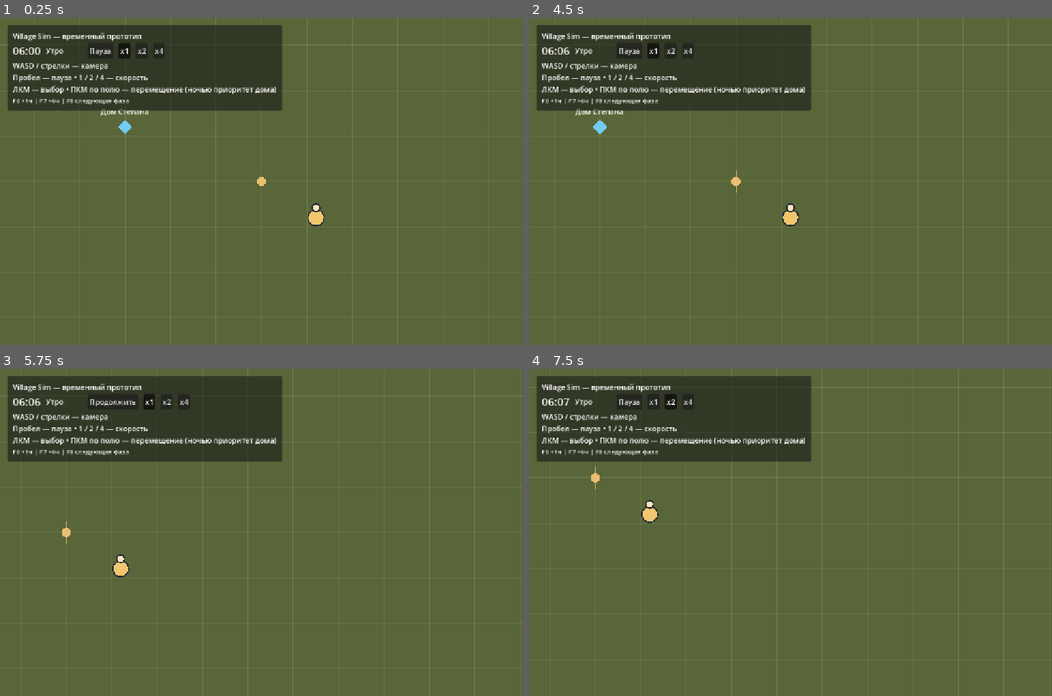
Above: before the commit, frames 1-4 (two rows, left to right).
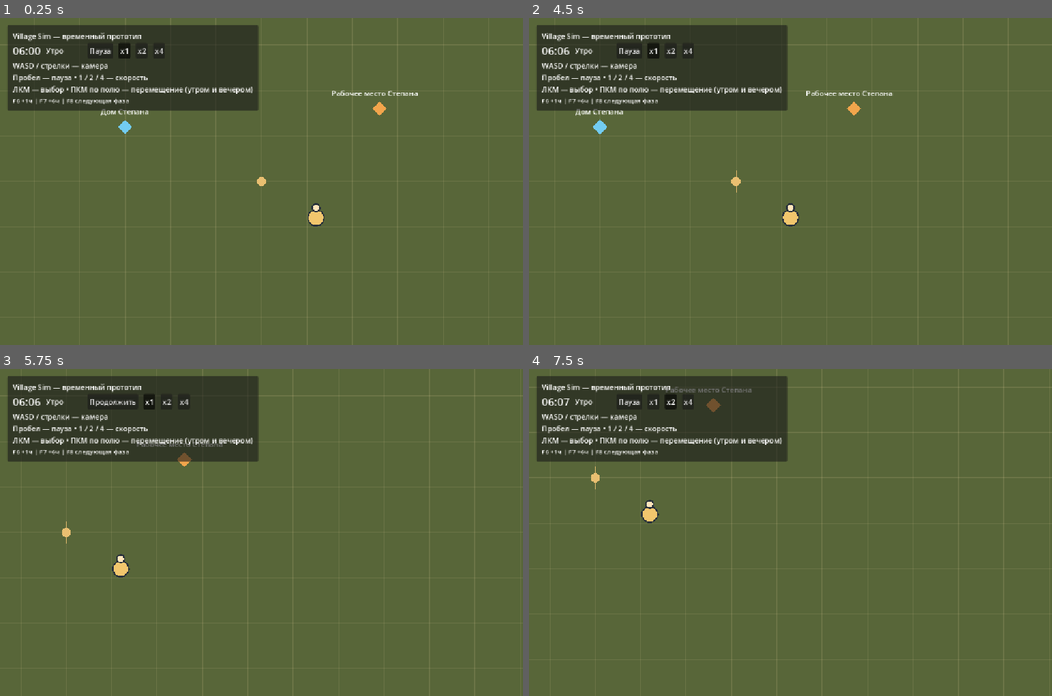
Above: after the commit, the same moments.

Repository: vladlopata5/village-sim
Game: Godot game, scene res://scenes/main.tscn
Two runs of this game, one before a commit and one after it. Both use one fixed random seed, a clock stepped at 60 frames per second and the inputs below.
Inputs (mouse positions are in pixels of both pictures, inside the frame that each line leads up to):
- Up to frame 1 (0.25 s): no input
- Up to frame 2 (4.5 s): click "Пауза" at 0.5 s; click "Продолжить" at 1.25 s; click "x1" at 2 s; click "x2" at 2.75 s; click "x4" at 3.5 s; tap Enter at 4.25 s; move the mouse to (905, 165) at 4.27 s; hold D from 4.28 s (still down); tap 1 at 4.35 s; click (905, 165) at 4.42 s
- Up to frame 3 (5.75 s): tap Space at 4.52 s; release D at 5 s; click "x1" at 5 s
- Up to frame 4 (7.5 s): click "x2" at 5.75 s; click "x4" at 6.5 s; tap Space at 7.25 s; move the mouse to (685, 548) at 7.27 s; hold S from 7.28 s (still down); tap 2 at 7.35 s; click (685, 548) at 7.42 s

The runs differ from the first frame. In frame 1, 1.5% of the frame differs, in the area x 35-80%, y 2-30%; in frame 2, 1.5%; in frame 3, 1.5%; in frame 4, 1.5%, in the area x 26-54%, y 2-29%.

Commit message:
Replace night controller with phase-based resident schedule

Diff:
--- a/scenes/main.tscn
+++ b/scenes/main.tscn
@@ -8,7 +8,7 @@
 [ext_resource type="Script" path="res://scripts/resident_selection.gd" id="5"]
 [ext_resource type="PackedScene" path="res://scenes/resident_card.tscn" id="6"]
 
-[ext_resource type="Script" path="res://scripts/night_home_controller.gd" id="7"]
+[ext_resource type="Script" path="res://scripts/resident_schedule_controller.gd" id="7"]
 
 [ext_resource type="Script" path="res://scripts/resident_intent_controller.gd" id="8"]
 
@@ -38,7 +38,7 @@
 
 [node name="ResidentCard" parent="HUD" instance=ExtResource("6")]
 
-[node name="NightHomeController" type="Node" parent="."]
+[node name="ResidentScheduleController" type="Node" parent="."]
 script = ExtResource("7")
 
 [node name="HomePoint" type="Marker2D" parent="World"]
@@ -59,3 +59,19 @@
 
 [node name="ResidentIntentController" type="Node" parent="."]
 script = ExtResource("8")
+
+[node name="WorkPoint" type="Marker2D" parent="World"]
+position = Vector2(260, -160)
+script = ExtResource("9")
+
+[node name="Diamond" type="Polygon2D" parent="World/WorkPoint"]
+color = Color(0.95, 0.65, 0.3, 1)
+polygon = PackedVector2Array(0, -16, 16, 0, 0, 16, -16, 0)
+
+[node name="Caption" type="Label" parent="World/WorkPoint"]
+offset_left = -106.0
+offset_top = -46.0
+offset_right = 120.0
+offset_bottom = -20.0
+mouse_filter = 2
+text = ""
--- a/scripts/main.gd
+++ b/scripts/main.gd
@@ -9,7 +9,7 @@
 @onready var game_time = $GameTime
 @onready var field = $World/Field
 @onready var resident_selection = $ResidentSelection
-@onready var night_home = $NightHomeController
+@onready var resident_schedule = $ResidentScheduleController
 @onready var resident_intents = $ResidentIntentController
 var clock_label: Label
 var phase_label: Label
@@ -64,7 +64,7 @@
 		row.add_child(button)
 		speed_buttons.append(button)
 	var help := Label.new()
-	help.text = "WASD / стрелки — камера\nПробел — пауза • 1 / 2 / 4 — скорость\nЛКМ — выбор • ПКМ по полю — перемещение (ночью приоритет дома)"
+	help.text = "WASD / стрелки — камера\nПробел — пауза • 1 / 2 / 4 — скорость\nЛКМ — выбор • ПКМ по полю — перемещение (утром и вечером)"
 	column.add_child(help)
 	var debug_help := Label.new()
 	debug_help.text = "F6 +1ч | F7 +6ч | F8 следующая фаза"
@@ -109,6 +109,10 @@
 	$World/HomePoint.setup(home)
 	world_locations.register(home, $World/HomePoint)
 	resident_data.home_location_id = home.id
+	var work = WorldLocation.new(&"work_stepan", "Рабочее место Степана")
+	$World/WorkPoint.setup(work)
+	world_locations.register(work, $World/WorkPoint)
+	resident_data.work_location_id = work.id
 	resident_data.hunger = 20
 	resident_data.fatigue = 35
 	resident_data.mood = 65
@@ -128,7 +132,7 @@
 	resident_intents.setup(resident_data)
 	resident_intents.intent_changed.connect(view.apply_intent)
 	view.intent_completed.connect(resident_intents.clear_completed)
-	night_home.setup(game_time, world_locations, resident_intents)
+	resident_schedule.setup(game_time, world_locations, resident_intents)
 
 func _unhandled_input(event: InputEvent) -> void:
 	# UI and resident selection consume their clicks before this parent.
@@ -142,5 +146,5 @@
 	if event.button_index == MOUSE_BUTTON_LEFT:
 		resident_selection.clear()
 	elif is_instance_valid(resident_view) and resident_selection.selected_resident == resident_view.resident_data:
-		night_home.request_manual_move(field.to_global(field_point))
+		resident_schedule.request_manual_move(field.to_global(field_point))
 	get_viewport().set_input_as_handled()
--- a/scripts/night_home_controller.gd
+++ /dev/null
@@ -1,42 +0,0 @@
-extends Node
-## Fixed decision source: creates intents, never commands a visual object.
-const ResidentIntent = preload("res://scripts/resident_intent.gd")
-const IntentController = preload("res://scripts/resident_intent_controller.gd")
-const Activity = preload("res://scripts/resident_activity.gd")
-const HOME_PRIORITY := 100
-const MANUAL_PRIORITY := 10
-var _locations: RefCounted
-var is_night: bool = false
-var _intents: IntentController
-
-func setup(game_time: Node, locations: RefCounted, intents: IntentController) -> void:
-	_locations = locations
-	_intents = intents
-	_intents.intent_completed.connect(_on_intent_completed)
-	game_time.phase_changed.connect(_on_phase_changed)
-	_on_phase_changed(game_time.get_phase())
-
-func request_manual_move(world_target: Vector2) -> bool:
-	# This rule also keeps the resident at home after the night intent completes.
-	if is_night:
-		return false
-	return _intents.submit(ResidentIntent.new(ResidentIntent.Type.MOVE_TO, &"manual_move", world_target, MANUAL_PRIORITY))
-
-func _on_phase_changed(phase: String) -> void:
-	is_night = phase == "Ночь"
-	if is_night:
-		if _intents.resident_data == null:
-			return
-		var target: Variant = _locations.get_position(_intents.resident_data.home_location_id)
-		# Missing home must not silently send the resident to world origin.
-		if target is Vector2:
-			_intents.submit(ResidentIntent.new(ResidentIntent.Type.MOVE_TO, &"night_home", target, HOME_PRIORITY))
-	elif phase == "Утро":
-		_intents.clear_reason(&"night_home")
-		if _intents.resident_data != null and _intents.resident_data.activity == Activity.Type.SLEEPING:
-			_intents.resident_data.activity = Activity.Type.IDLE
-
-func _on_intent_completed(intent: ResidentIntent) -> void:
-	# Only an accepted arrival, never cancellation or a stale view notification.
-	if is_night and intent.reason_id == &"night_home" and _intents.resident_data != null:
-		_intents.resident_data.activity = Activity.Type.SLEEPING
--- a/scripts/resident_activity.gd
+++ b/scripts/resident_activity.gd
@@ -1,3 +1,3 @@
 extends RefCounted
 ## Simulation state, independent of intent, renderer and UI.
-enum Type { IDLE, MOVING, SLEEPING }
+enum Type { IDLE, MOVING, SLEEPING, WORKING }
--- a/scripts/resident_card.gd
+++ b/scripts/resident_card.gd
@@ -61,4 +61,5 @@
 	match activity:
 		Activity.Type.MOVING: return "Идёт"
 		Activity.Type.SLEEPING: return "Спит"
+		Activity.Type.WORKING: return "Работает"
 		_: return "Бездельничает"
--- a/scripts/resident_data.gd
+++ b/scripts/resident_data.gd
@@ -4,6 +4,7 @@
 const TraitData = preload("res://scripts/trait_data.gd")
 ## The resident exists as data, independently of any scene or renderer.
 ## The creator assigns an ID unique within the settlement.
+var work_location_id: StringName = &""
 var home_location_id: StringName = &""
 var id: String
 var resident_name: String
--- /dev/null
+++ b/scripts/resident_schedule_controller.gd
@@ -0,0 +1,56 @@
+extends Node
+## One phase-based schedule source; intents and presentation stay separate.
+const ResidentIntent = preload("res://scripts/resident_intent.gd")
+const IntentController = preload("res://scripts/resident_intent_controller.gd")
+const Activity = preload("res://scripts/resident_activity.gd")
+const HOME_PRIORITY := 100
+const WORK_PRIORITY := 50
+const MANUAL_PRIORITY := 10
+var _locations: RefCounted
+var _phase: String = ""
+var is_night: bool:
+	get: return _phase == "Ночь"
+var _intents: IntentController
+
+func setup(game_time: Node, locations: RefCounted, intents: IntentController) -> void:
+	_locations = locations
+	_intents = intents
+	_intents.intent_completed.connect(_on_intent_completed)
+	game_time.phase_changed.connect(_on_phase_changed)
+	_on_phase_changed(game_time.get_phase())
+
+func request_manual_move(world_target: Vector2) -> bool:
+	# Keep work/sleep protected even after their movement intent has completed.
+	if _phase not in ["Утро", "Вечер"]:
+		return false
+	return _intents.submit(ResidentIntent.new(ResidentIntent.Type.MOVE_TO, &"manual_move", world_target, MANUAL_PRIORITY))
+
+func _on_phase_changed(phase: String) -> void:
+	_phase = phase
+	# A route belonging to the previous phase must not finish in the new phase.
+	_intents.clear_reason(&"day_work")
+	_intents.clear_reason(&"night_home")
+	var data = _intents.resident_data
+	if data == null:
+		return
+	if data.activity in [Activity.Type.WORKING, Activity.Type.SLEEPING]:
+		data.activity = Activity.Type.IDLE
+	match phase:
+		"День": _move_to_location(data.work_location_id, &"day_work", WORK_PRIORITY)
+		"Ночь": _move_to_location(data.home_location_id, &"night_home", HOME_PRIORITY)
+
+func _move_to_location(location_id: StringName, reason: StringName, priority: int) -> void:
+	var target: Variant = _locations.get_position(location_id)
+	# An absent place must not silently become a goal at world origin.
+	if target is Vector2:
+		_intents.submit(ResidentIntent.new(ResidentIntent.Type.MOVE_TO, reason, target, priority))
+
+func _on_intent_completed(intent: ResidentIntent) -> void:
+	# Controller only reports accepted arrivals, never cancellations/stale goals.
+	var data = _intents.resident_data
+	if data == null:
+		return
+	if _phase == "День" and intent.reason_id == &"day_work":
+		data.activity = Activity.Type.WORKING
+	elif is_night and intent.reason_id == &"night_home":
+		data.activity = Activity.Type.SLEEPING
--- a/tests/test_debug_time.gd
+++ b/tests/test_debug_time.gd
@@ -89,7 +89,7 @@
 	var view = scene.resident_view
 	view.set_process(false)
 	var intents = scene.get_node("ResidentIntentController")
-	var night = scene.get_node("NightHomeController")
+	var night = scene.get_node("ResidentScheduleController")
 	self.paused = true
 	key(KEY_F6)
 	check(clock.total_minutes == 420 and scene.clock_label.text == "07:00", "F6 on pause updates clock through GameTime")
--- a/tests/test_night_home.gd
+++ b/tests/test_night_home.gd
@@ -1,5 +1,5 @@
 extends SceneTree
-const Controller = preload("res://scripts/night_home_controller.gd")
+const Controller = preload("res://scripts/resident_schedule_controller.gd")
 const ResidentIntent = preload("res://scripts/resident_intent.gd")
 const IntentController = preload("res://scripts/resident_intent_controller.gd")
 const Clock = preload("res://scripts/game_time.gd")
@@ -60,7 +60,7 @@
 	await process_frame
 	await process_frame
 	var clock = scene.get_node("GameTime")
-	var controller = scene.get_node("NightHomeController")
+	var controller = scene.get_node("ResidentScheduleController")
 	var intents = scene.get_node("ResidentIntentController")
 	var view = scene.get_node("World/ResidentView2D")
 	var home: Marker2D = scene.get_node("World/HomePoint")
--- a/tests/test_resident_activity.gd
+++ b/tests/test_resident_activity.gd
@@ -19,7 +19,7 @@
 	var data = scene.resident_data
 	var view = scene.resident_view
 	var intents = scene.resident_intents
-	var night = scene.night_home
+	var night = scene.resident_schedule
 	var clock = scene.game_time
 	var card = scene.get_node("HUD/ResidentCard")
 	clock.set_process(false)
--- a/tests/test_resident_intent.gd
+++ b/tests/test_resident_intent.gd
@@ -66,7 +66,7 @@
 	clock.total_minutes = 1799
 	clock.advance(1.0)
 	check(intents.current_intent.type == ResidentIntent.Type.NONE and not view.has_movement_target and view.global_position == morning_position, "Morning cancels unfinished home intent without moving")
-	check(scene.get_node("NightHomeController").request_manual_move(start), "Morning manual intent replaces unfinished home path")
+	check(scene.get_node("ResidentScheduleController").request_manual_move(start), "Morning manual intent replaces unfinished home path")
 	check(intents.current_intent.reason_id == &"manual_move", "Manual intent becomes current after morning release")
 	var data = scene.resident_data
 	check(data.hunger == 20 and data.fatigue == 35 and data.mood == 65, "Intent mechanism leaves resident states untouched")
--- /dev/null
+++ b/tests/test_resident_schedule.gd
@@ -0,0 +1,119 @@
+extends SceneTree
+const Activity = preload("res://scripts/resident_activity.gd")
+const Intent = preload("res://scripts/resident_intent.gd")
+var failures := 0
+func _initialize() -> void:
+	call_deferred("_run")
+func check(condition: bool, message: String) -> void:
+	if not condition:
+		failures += 1
+		push_error(message)
+func next_phase() -> void:
+	for pressed in [true, false]:
+		var event := InputEventKey.new()
+		event.physical_keycode = KEY_F8
+		event.pressed = pressed
+		root.push_input(event, true)
+func right_click(scene: Node, target: Vector2) -> void:
+	for pressed in [true, false]:
+		var event := InputEventMouseButton.new()
+		event.button_index = MOUSE_BUTTON_RIGHT
+		event.position = scene.resident_view.get_canvas_transform() * target
+		event.pressed = pressed
+		root.push_input(event, true)
+func _run() -> void:
+	var scene = load("res://scenes/main.tscn").instantiate()
+	root.add_child(scene)
+	await process_frame
+	await process_frame
+	var clock = scene.game_time
+	var view = scene.resident_view
+	var data = scene.resident_data
+	var schedule = scene.resident_schedule
+	var intents = scene.resident_intents
+	var home = scene.get_node("World/HomePoint")
+	var work = scene.get_node("World/WorkPoint")
+	var card = scene.get_node("HUD/ResidentCard")
+	clock.set_process(false)
+	view.set_process(false)
+	scene.resident_selection.select(data)
+	check(not scene.has_node("NightHomeController"), "Old schedule controller removed")
+	check(data.work_location_id == &"work_stepan" and work.location.display_name == "Рабочее место Степана", "Work marker represents resident work location")
+	for speed in [1, 2, 4]:
+		clock.set_speed(speed)
+		check(clock.get_clock_text() == "06:00" and data.activity == Activity.Type.IDLE, "Cycle starts morning IDLE")
+		right_click(scene, Vector2(-100, 180))
+		check(intents.current_intent.reason_id == &"manual_move", "Morning right click accepted")
+		paused = true
+		var before: Vector2 = view.global_position
+		next_phase()
+		check(clock.get_clock_text() == "07:00" and intents.current_intent.reason_id == &"day_work" and intents.current_intent.priority == 50 and view.target_position == work.global_position, "F8 to day replaces manual goal with work goal")
+		view._process(1.0)
+		check(view.global_position == before and data.activity == Activity.Type.MOVING, "Paused work command does not move")
+		right_click(scene, Vector2(-100, 180))
+		check(intents.current_intent.reason_id == &"day_work", "Day right click cannot replace work route")
+		paused = false
+		view._process(0.1)
+		check(view.global_position.is_equal_approx(before.move_toward(work.global_position, 12.0 * speed)), "Work resumes at current speed without catch-up")
+		view._process(20.0)
+		check(data.activity == Activity.Type.WORKING and view.global_position == work.global_position and intents.current_intent.type == Intent.Type.NONE, "Work arrival completes intent and enters WORKING")
+		card._refresh()
+		check(card.activity_label.text == "Занятие: Работает", "Card reads WORKING from data")
+		right_click(scene, Vector2(-100, 180))
+		check(data.activity == Activity.Type.WORKING and not view.has_movement_target, "Day manual input remains blocked after arrival")
+		next_phase()
+		check(clock.get_clock_text() == "17:00" and data.activity == Activity.Type.IDLE, "F8 ends working at 17:00")
+		right_click(scene, Vector2(-100, 180))
+		check(intents.current_intent.reason_id == &"manual_move", "Evening right click accepted")
+		paused = true
+		before = view.global_position
+		next_phase()
+		check(clock.get_clock_text() == "23:00" and intents.current_intent.reason_id == &"night_home" and intents.current_intent.priority == 100 and data.activity == Activity.Type.MOVING, "F8 night preempts evening goal")
+		view._process(1.0)
+		check(view.global_position == before, "Paused home command does not move")
+		paused = false
+		view._process(0.1)
+		check(view.global_position.is_equal_approx(before.move_toward(home.global_position, 12.0 * speed)), "Home resumes at current speed without catch-up")
+		view._process(20.0)
+		check(data.activity == Activity.Type.SLEEPING and view.global_position == home.global_position, "Home arrival enters SLEEPING")
+		right_click(scene, Vector2(-100, 180))
+		check(data.activity == Activity.Type.SLEEPING and not view.has_movement_target, "Night click cannot wake resident")
+		next_phase()
+		check(clock.get_clock_text() == "06:00" and data.activity == Activity.Type.IDLE and not view.has_movement_target, "F8 wakes resident at next morning")
+	# Cancel unfinished work at evening, ignore late arrival.
+	next_phase()
+	var cancelled_work = intents.current_intent
+	next_phase()
+	check(data.activity == Activity.Type.IDLE and not view.has_movement_target, "17:00 cancels unfinished work route")
+	view.intent_completed.emit(cancelled_work)
+	check(data.activity == Activity.Type.IDLE, "Late work completion cannot restart work in evening")
+	next_phase()
+	var cancelled_home = intents.current_intent
+	next_phase()
+	check(data.activity == Activity.Type.IDLE and not view.has_movement_target, "06:00 cancels unfinished home route")
+	view.intent_completed.emit(cancelled_home)
+	check(data.activity == Activity.Type.IDLE, "Late home completion cannot restart sleep in morning")
+	# Resolve moved work marker, including immediate completion at current position.
+	work.global_position = view.global_position
+	next_phase()
+	check(data.activity == Activity.Type.WORKING, "Already at work completes synchronously")
+	next_phase()
+	next_phase()
+	view._process(20.0)
+	next_phase()
+	data.work_location_id = &"missing"
+	next_phase()
+	check(data.activity == Activity.Type.IDLE and not view.has_movement_target, "Missing work location does not create bogus route")
+	check(not schedule.request_manual_move(Vector2.ZERO), "Work period remains protected without place")
+	next_phase()
+	check(schedule.request_manual_move(Vector2(-100, 180)), "Evening permits manual command after missing work")
+	check(data.hunger == 20 and data.fatigue == 35 and data.mood == 65, "Full cycles never change needs or mood")
+	scene.queue_free()
+	# Initial setup during a work phase also follows the schedule.
+	var day_scene = load("res://scenes/main.tscn").instantiate()
+	day_scene.get_node("GameTime").total_minutes = 420
+	root.add_child(day_scene)
+	check(day_scene.resident_intents.current_intent.reason_id == &"day_work", "Starting at 07:00 issues work intent")
+	day_scene.queue_free()
+	print("Schedule checks: ", "PASS" if failures == 0 else "FAIL (%d)" % failures)
+	quit(0 if failures == 0 else 1)
--- a/tests/test_world_location.gd
+++ b/tests/test_world_location.gd
@@ -49,7 +49,7 @@
 	view._process(20.0)
 	check(view.global_position == home.global_position and data.activity == Activity.Type.SLEEPING, "Night arrival still sleeps")
 	clock.debug_next_phase()
-	check(data.activity == Activity.Type.IDLE and scene.night_home.request_manual_move(Vector2(100, 100)), "Morning wakes and allows manual move")
+	check(data.activity == Activity.Type.IDLE and scene.resident_schedule.request_manual_move(Vector2(100, 100)), "Morning wakes and allows manual move")
 	view._process(20.0)
 	check(data.activity == Activity.Type.IDLE, "Manual arrival remains IDLE")
 	data.home_location_id = &"missing"
@@ -57,7 +57,7 @@
 		clock.debug_next_phase()
 	check(not view.has_movement_target and data.activity == Activity.Type.IDLE, "Missing home does not issue bogus movement or sleep")
 	clock.debug_next_phase()
-	check(not scene.night_home.is_night, "Missing home still releases night lock in morning")
+	check(not scene.resident_schedule.is_night, "Missing home still releases night lock in morning")
 	check(data.hunger == 20 and data.fatigue == 35 and data.mood == 65, "Place lookup leaves needs unchanged")
 	scene.queue_free()
 	print("World location checks: ", "PASS" if failures == 0 else "FAIL (%d)" % failures)
Not shown, removed: scripts/night_home_controller.gd.uid
Not shown, added: scripts/resident_schedule_controller.gd.uid
Not shown, added: tests/test_resident_schedule.gd.uid
Not shown, changed: docs/DECISIONS.md
Not shown, changed: docs/PHASE_3.md
Not shown, changed: docs/ROADMAP.md
